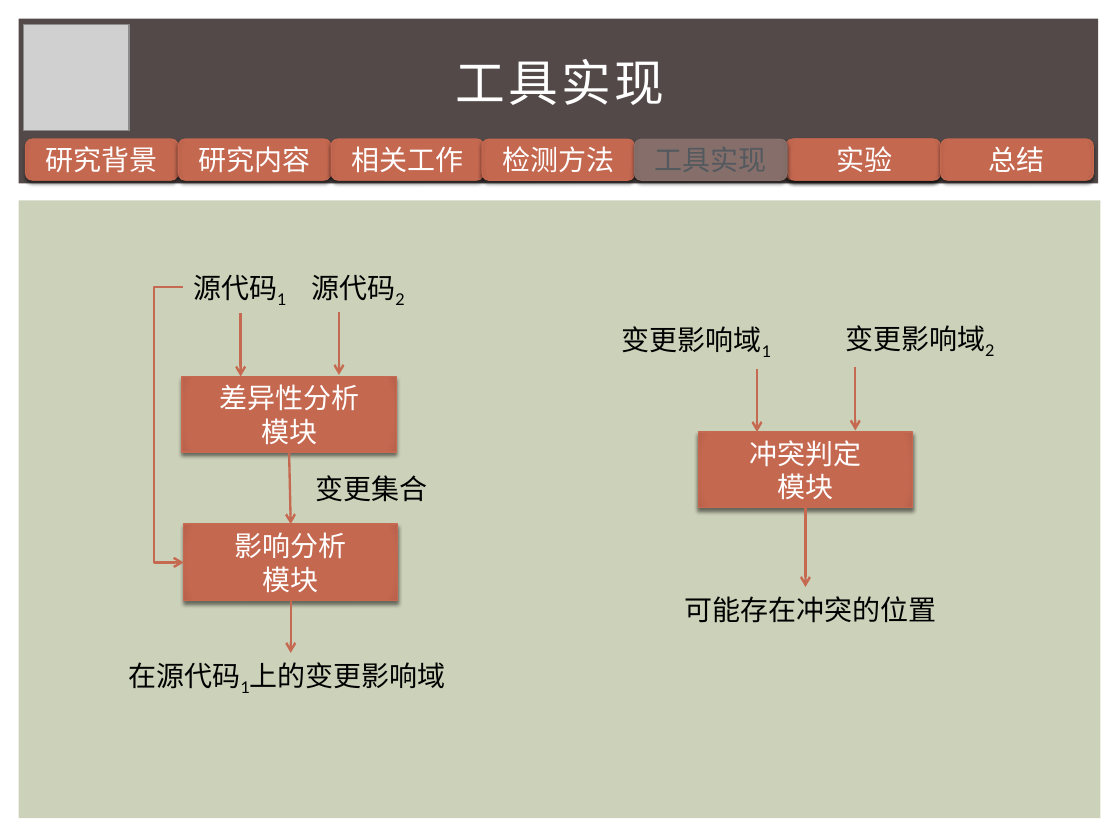
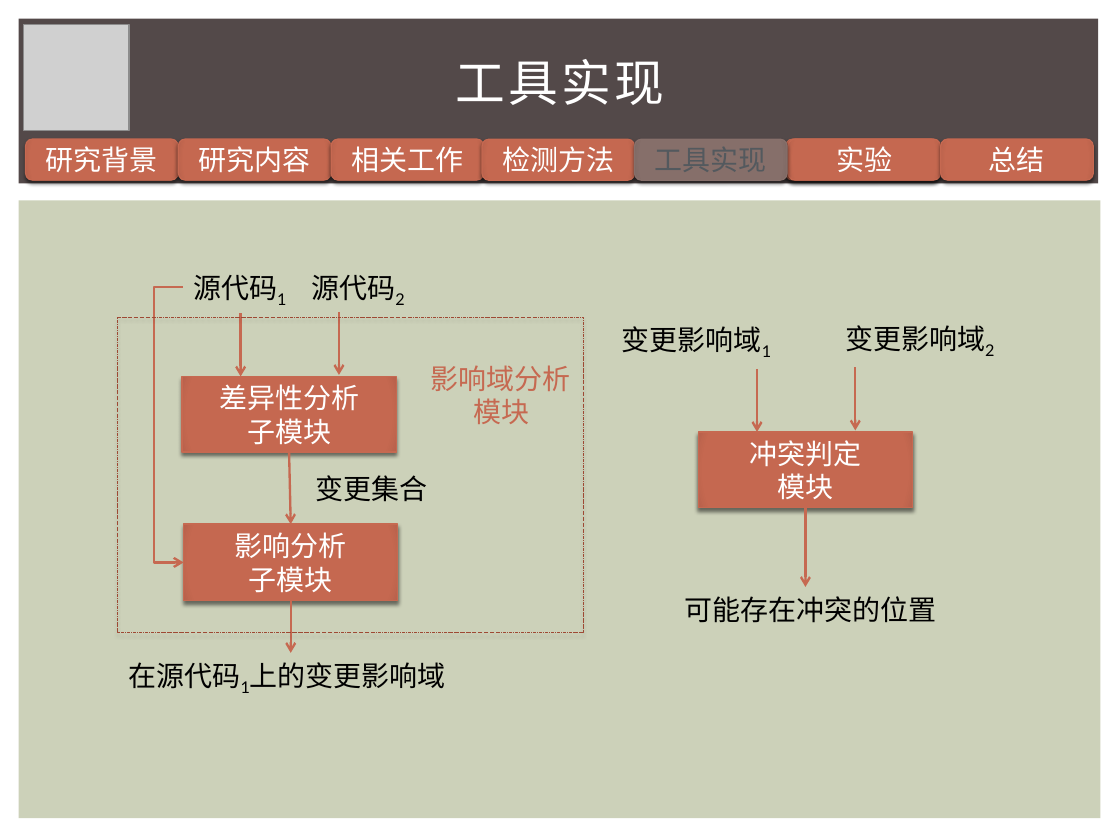
Before and after one commit to iewrer/mythesis, a slide deck: slide 17 of 答辩PPT.pptx. Drawn at 1120x840 pixels with LibreOffice and Linux fonts; fonts in the diff are those of the drawing; grey boxes stand for pictures. Boxes give left, top, right and bottom in pixels: in the first picture for what was removed or moved away, otherwise in the second. Text is boxed around its words. In the diff, an @@ line names an element or a change of style, - is before the commit and + after.

```diff
--- a/答辩PPT.pptx
+++ b/答辩PPT.pptx
@@ rectangle added at (x1=118, y1=317, x2=584, y2=632), outline #9E4934 0.25 pt dashed @@
@@ text added at (x1=431, y1=365, x2=571, y2=424), 18 pt, text #C66951 @@
+影响域分析
+模块
@@ text in rectangle at (x1=247, y1=418, x2=331, y2=444): text changed @@
-模块
+子模块
@@ text in rectangle at (x1=249, y1=566, x2=333, y2=592): text changed @@
-模块
+子模块
```
Also in this commit, not shown: 12 other slides changed, 1 slide added, 37 other files.
